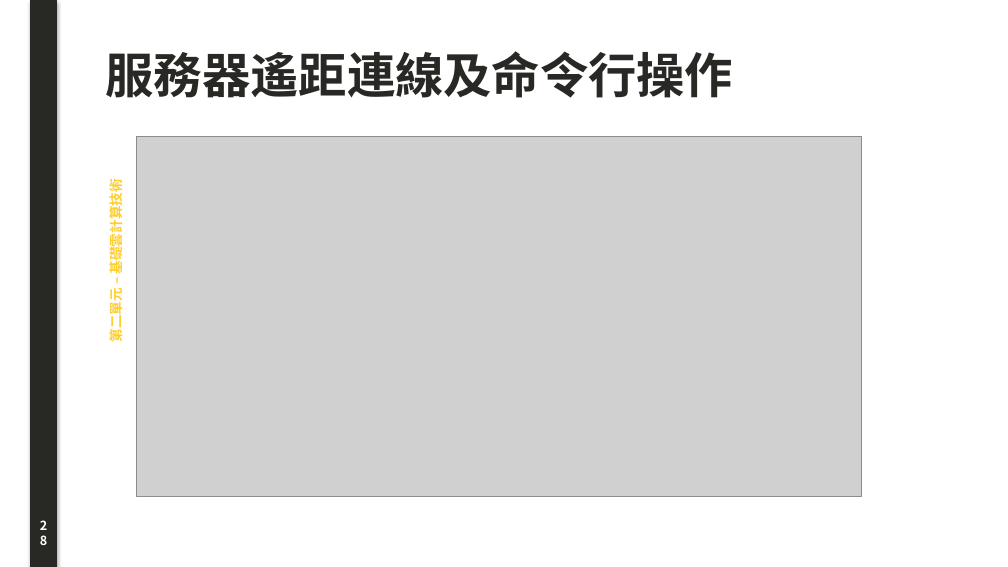
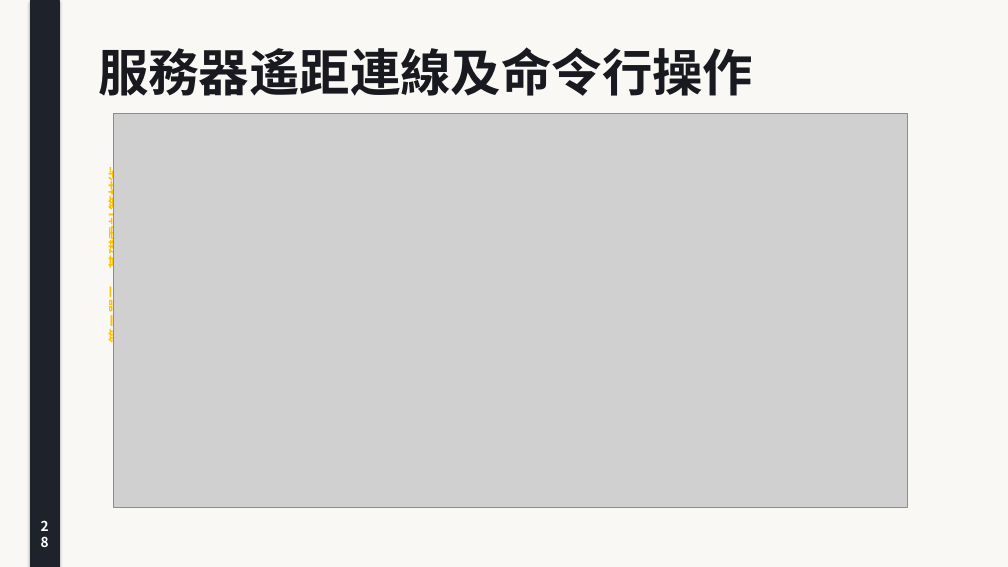
Before and after one commit to joe-ging/seed-cloud-curriculum, a slide deck: slide 28 of downloads/Deck01_Cloud_Foundations_Lecture_Note.pptx. Drawn at 1008x567 pixels with LibreOffice and Linux fonts; fonts in the diff are those of the drawing; grey boxes stand for pictures. Boxes give left, top, right and bottom in pixels: in the first picture for what was removed or moved away, otherwise in the second. Text is boxed around its words. In the diff, an @@ line names an element or a change of style, - is before the commit and + after.

```diff
--- a/downloads/Deck01_Cloud_Foundations_Lecture_Note.pptx
+++ b/downloads/Deck01_Cloud_Foundations_Lecture_Note.pptx
@@ rectangle added at (x1=0, y1=0, x2=1008, y2=567), fill #FAF8F5 @@
@@ rectangle at (x1=30, y1=0, x2=59, y2=567): fill #282825 to #1E222A; outline #282825 0.75 pt to #1E222A 0.75 pt @@
@@ text "第二單元 – 基礎雲計算技術" at (x1=104, y1=177, x2=125, y2=342): size 13 to 14 pt, text colour #FFCE2B to #FFC107 @@
@@ text "服務器遙距連線及命令行操作" moved from (x1=106, y1=51, x2=734, y2=98) to (x1=98, y1=47, x2=753, y2=96) @@
@@ text "服務器遙距連線及命令行操作" at (x1=98, y1=47, x2=753, y2=96): size 46 to 48 pt, text colour #282825 to #181A20 @@
@@ picture resized from (x1=136, y1=136, x2=862, y2=497) to (x1=113, y1=113, x2=907, y2=508) @@
@@ text "28" at (x1=30, y1=514, x2=59, y2=544): size 12 to 13 pt @@
```
Also in this commit, not shown: 39 other slides changed, 43 other files.
